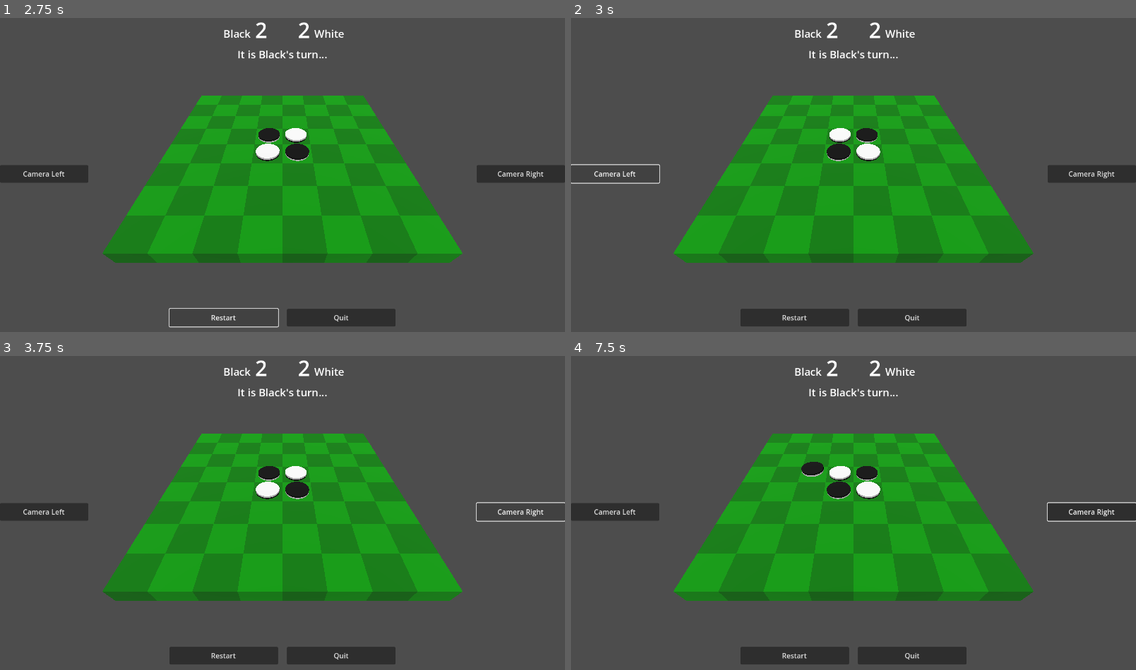
Above: before the commit, frames 1-4 (two rows, left to right).
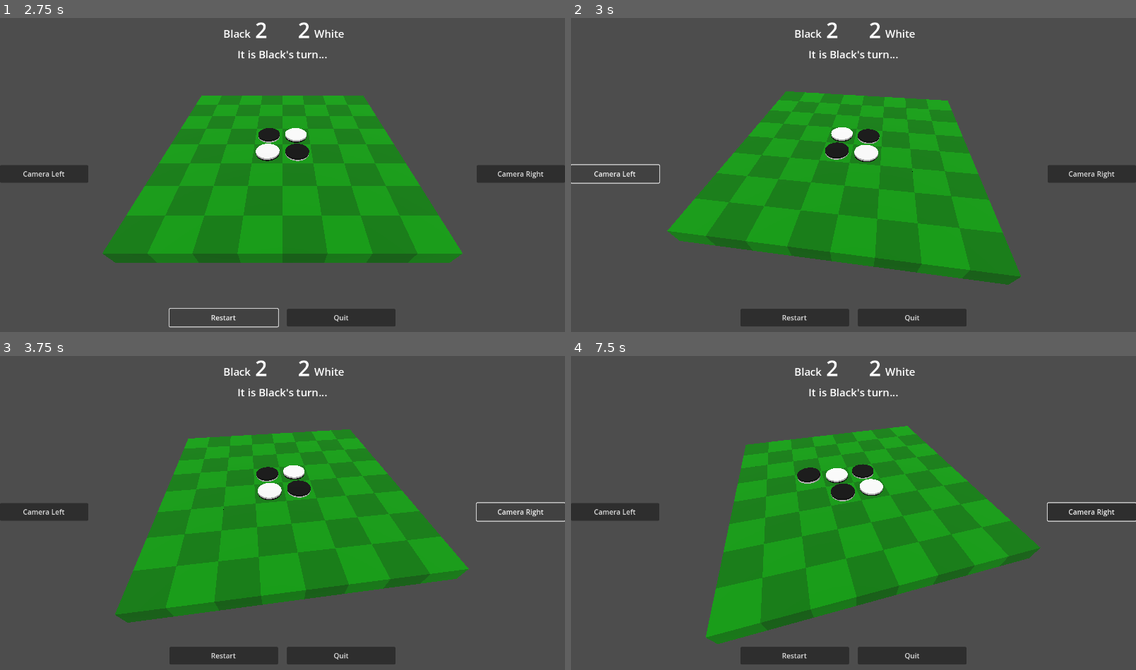
Above: after the commit, the same moments.

Repository: phrasmotica/othello
Game: Godot game, scene res://scenes/3d/game_3d.tscn
Two runs of this game, one before a commit and one after it. Both use one fixed random seed, a clock stepped at 60 frames per second and the inputs below.
Inputs (mouse positions are in pixels of both pictures, inside the frame that each line leads up to):
- Up to frame 1 (2.75 s): click "Restart" at 0.5 s; click "Restart" at 1.25 s; click "Restart" at 2 s
- Up to frame 2 (3 s): click "Camera Left" at 2.75 s
- Up to frame 3 (3.75 s): click "Camera Right" at 3.5 s
- Up to frame 4 (7.5 s): click "Camera Left" at 4.25 s; click "Camera Right" at 5 s; click "Camera Left" at 5.75 s; click "Camera Right" at 6.5 s; tap Enter at 7.25 s; move the mouse to (977, 497) at 7.27 s; click (977, 497) at 7.42 s

Frame 1 is identical in both runs. In frame 2, 14% of the frame differs, in the area x 17-82%, y 23-85%; in frame 3, 14%; in frame 4, 20%, in the area x 18-84%, y 22-92%.

Commit message:
Animate rotation of camera rig in-game

Diff:
--- a/scenes/3d/game_3d.tscn
+++ b/scenes/3d/game_3d.tscn
@@ -26,6 +26,7 @@
 [node name="Board3D" parent="." instance=ExtResource("2_2hvj3")]
 
 [node name="CameraRig" parent="Board3D" instance=ExtResource("5_o4xlo")]
+use_tweening = true
 
 [node name="Camera3D" type="Camera3D" parent="Board3D/CameraRig"]
 transform = Transform3D(1, 0, 0, 0, 0.707107, 0.707107, 0, -0.707107, 0.707107, 0, 5, 6)
--- a/scripts/3d/camera_rig.gd
+++ b/scripts/3d/camera_rig.gd
@@ -15,8 +15,34 @@
 
 		_refresh()
 
+@export
+var use_tweening := false
+
 func _ready() -> void:
 	_refresh()
 
 func _refresh() -> void:
-	rotation_degrees.y = int(current_position * y_interval_degrees) % 360
+	if not Engine.is_editor_hint() and use_tweening:
+		_rotate()
+	else:
+		rotation_degrees.y = int(current_position * y_interval_degrees) % 360
+
+func _rotate() -> void:
+	var current_rotation := rotation_degrees.y
+	var final_rotation := current_position * y_interval_degrees
+
+	print("Rotating camera rig from %.0f to %.0f" % [current_rotation, final_rotation])
+
+	var tween := create_tween()
+
+	tween.tween_property(
+		self,
+		"rotation_degrees:y",
+		final_rotation,
+		0.2
+	)
+
+	tween.tween_callback(
+		func() -> void:
+			print("Finished rotating camera rig from %.0f to %.0f" % [current_rotation, final_rotation])
+	)
